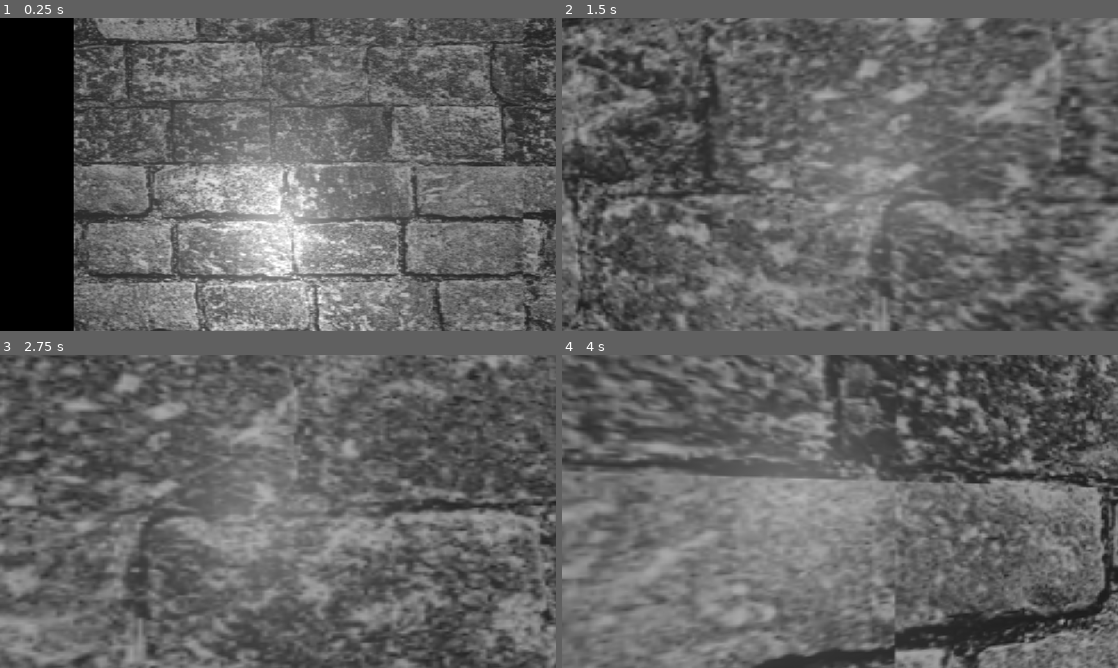
Above: before the commit, frames 1-4 (two rows, left to right).
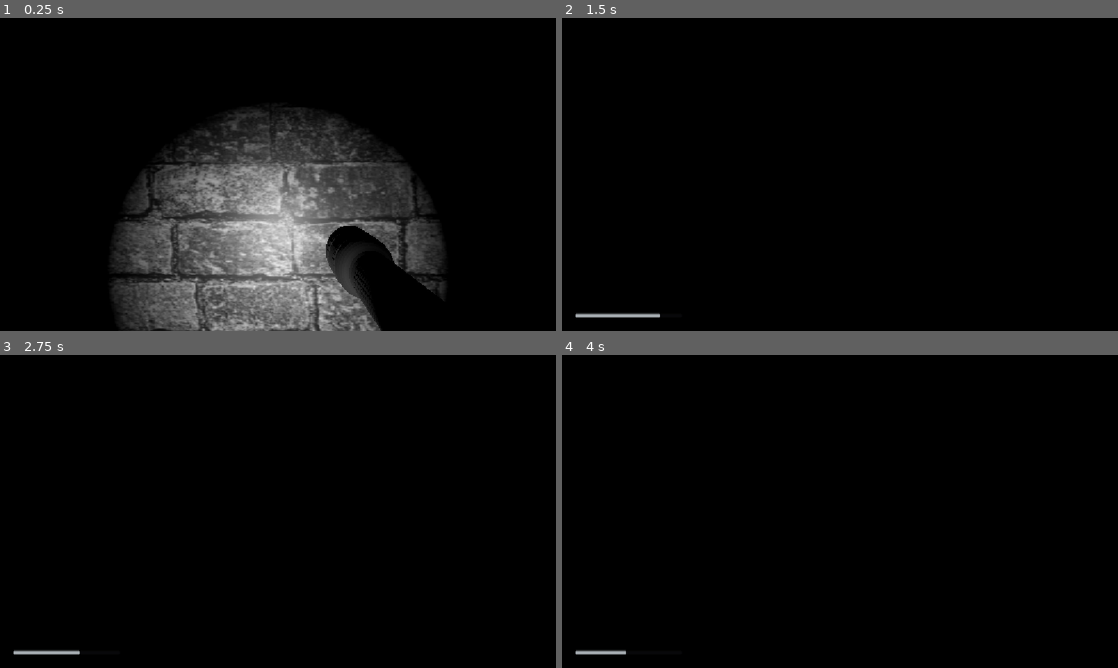
Above: after the commit, the same moments.

Repository: jishnukarri/StareDown
Game: Godot game, scene res://everything.tscn
Same seed, same stepped clock (60 frames per second), same inputs: the game is played once before the commit and once after it. The project has no main scene, so this scene is started directly.
Inputs (mouse positions are in pixels of both pictures, inside the frame that each line leads up to):
- Up to frame 1 (0.25 s): no input
- Up to frame 2 (1.5 s): tap Enter at 0.5 s; move the mouse to (867, 174) at 0.52 s; hold Shift 0.53-1.28 s; hold W from 0.53 s (still down); tap F at 0.6 s; tap Space at 0.77 s; move the mouse to (812, 174) at 1.27 s; tap Shift at 1.35 s
- Up to frame 3 (2.75 s): keep holding W; tap Space at 1.52, 2 s; tap F at 1.55, 2.1 s; move the mouse to (289, 505) at 2.02 s; hold Shift from 2.03 s (still down)
- Up to frame 4 (4 s): keep holding W; move the mouse to (834, 517) at 2.77 s; release Shift at 2.78 s; tap Shift at 2.85 s; tap Space at 3.02, 3.77 s; tap F at 3.05, 3.6 s; move the mouse to (878, 514) at 3.52 s; hold Shift from 3.53 s (still down)

The runs differ from the first frame. In frame 1, 86% of the frame differs, in the area x 13-100%, y 0-100%; in frame 2, 100%; in frame 3, 100%, in the area x 0-100%, y 0-100%; in frame 4, 100%.

Commit message:
Added flashlight + stamina system: both will need reworking imo as i think they could be done better.

Diff:
--- a/everything.tscn
+++ b/everything.tscn
@@ -3,6 +3,7 @@
 [ext_resource type="MeshLibrary" uid="uid://c8hwca42htdxy" path="res://Maze_Library.tres" id="1_hxm7w"]
 [ext_resource type="Script" uid="uid://cc1maibnu0xv" path="res://grid_map.gd" id="2_hxm7w"]
 [ext_resource type="Script" uid="uid://b2v1v21i7qov5" path="res://player.gd" id="3_0wv30"]
+[ext_resource type="PackedScene" uid="uid://53oaf0rt0whu" path="res://flashlight.glb" id="4_k2k7c"]
 
 [sub_resource type="CapsuleShape3D" id="CapsuleShape3D_u0ya7"]
 radius = 0.35
@@ -20,6 +21,7 @@
 script = ExtResource("2_hxm7w")
 
 [node name="DirectionalLight3D" type="DirectionalLight3D" parent="." unique_id=1537629569]
+visible = false
 
 [node name="Player" type="CharacterBody3D" parent="." unique_id=1105568330]
 transform = Transform3D(1, 0, 0, 0, 1, 0, 0, 0, 1, 6, 2, 6)
@@ -32,6 +34,9 @@
 transform = Transform3D(1, 0, 0, 0, 1, 0, 0, 0, 1, 0, 0.6, 0)
 current = true
 
+[node name="flashlight" parent="Player/Camera3D" unique_id=1070865497 instance=ExtResource("4_k2k7c")]
+transform = Transform3D(-1, 0, -8.742278e-08, 0, 1, 0, 8.742278e-08, 0, -1, 0.28, -0.3, -0.45)
+
 [node name="SpotLight3D" type="SpotLight3D" parent="Player" unique_id=1495108244]
 light_energy = 3.0
 spot_range = 18.0
--- a/player.gd
+++ b/player.gd
@@ -5,16 +5,137 @@
 @export var jump_velocity: float = 4.8
 @export var mouse_sensitivity: float = 0.0025
 
+@export var max_stamina: float = 100.0
+@export var stamina_drain_rate: float = 25.0
+@export var stamina_regen_rate: float = 16.0
+@export var regen_delay: float = 1.0
+@export var exhausted_fov_drop: float = 16.0
+
 @onready var camera: Camera3D = $Camera3D
+@onready var flashlight_mesh: Node3D = find_child("flashlight", true, false)
+@onready var spotlight: SpotLight3D = find_child("SpotLight3D", true, false)
+
+var base_fov: float = 75.0
+var base_flashlight_pos: Vector3 = Vector3.ZERO
+var base_flashlight_rot: Vector3 = Vector3.ZERO
+var base_spotlight_rot: Vector3 = Vector3.ZERO
+var bob_timer: float = 0.0
+var mouse_sway: Vector2 = Vector2.ZERO
+var flashlight_on: bool = true
+
+var stamina: float = 100.0
+var regen_timer: float = 0.0
+var is_exhausted: bool = false
+var pulse_timer: float = 0.0
+var stamina_bar: ProgressBar
+var vignette_rect: TextureRect
 
 func _ready() -> void:
 	Input.mouse_mode = Input.MOUSE_MODE_CAPTURED
+	stamina = max_stamina
+	if camera:
+		base_fov = camera.fov
+	_build_hud()
+	if flashlight_mesh:
+		base_flashlight_pos = flashlight_mesh.position
+		base_flashlight_rot = flashlight_mesh.rotation
+	if spotlight:
+		if spotlight.get_parent() != camera:
+			var saved_pos := spotlight.position
+			spotlight.get_parent().remove_child(spotlight)
+			camera.add_child(spotlight)
+			spotlight.position = Vector3(saved_pos.x, saved_pos.y - camera.position.y, saved_pos.z)
+		base_spotlight_rot = spotlight.rotation
+
+func _build_hud() -> void:
+	var canvas := CanvasLayer.new()
+	add_child(canvas)
+
+	# Radial dark vignette around screen edges
+	vignette_rect = TextureRect.new()
+	vignette_rect.set_anchors_preset(Control.PRESET_FULL_RECT)
+	vignette_rect.mouse_filter = Control.MOUSE_FILTER_IGNORE
+	vignette_rect.expand_mode = TextureRect.EXPAND_IGNORE_SIZE
+
+	var grad := Gradient.new()
+	grad.offsets = PackedFloat32Array([0.35, 0.72, 1.0])
+	grad.colors = PackedColorArray([
+		Color(0.0, 0.0, 0.0, 0.0),
+		Color(0.0, 0.0, 0.0, 0.45),
+		Color(0.0, 0.0, 0.0, 0.92)
+	])
+
+	var radial_tex := GradientTexture2D.new()
+	radial_tex.gradient = grad
+	radial_tex.fill = GradientTexture2D.FILL_RADIAL
+	radial_tex.fill_from = Vector2(0.5, 0.5)
+	radial_tex.fill_to = Vector2(0.5, 0.0)
+	radial_tex.width = 512
+	radial_tex.height = 512
+
+	vignette_rect.texture = radial_tex
+	vignette_rect.modulate.a = 0.0
+	canvas.add_child(vignette_rect)
+
+	# Minimalist stamina bar in bottom-left
+	stamina_bar = ProgressBar.new()
+	stamina_bar.min_value = 0.0
+	stamina_bar.max_value = max_stamina
+	stamina_bar.value = stamina
+	stamina_bar.show_percentage = false
+	stamina_bar.custom_minimum_size = Vector2(220, 8)
+
+	stamina_bar.set_anchors_preset(Control.PRESET_BOTTOM_LEFT)
+	stamina_bar.offset_left = 28
+	stamina_bar.offset_bottom = -28
+	stamina_bar.offset_right = 248
+	stamina_bar.offset_top = -36
+
+	var bg_style := StyleBoxFlat.new()
+	bg_style.bg_color = Color(0.05, 0.05, 0.06, 0.65)
+	bg_style.corner_radius_top_left = 2
+	bg_style.corner_radius_top_right = 2
+	bg_style.corner_radius_bottom_left = 2
+	bg_style.corner_radius_bottom_right = 2
+
+	var fill_style := StyleBoxFlat.new()
+	fill_style.bg_color = Color(0.75, 0.78, 0.80, 0.85)
+	fill_style.corner_radius_top_left = 2
+	fill_style.corner_radius_top_right = 2
+	fill_style.corner_radius_bottom_left = 2
+	fill_style.corner_radius_bottom_right = 2
+
+	stamina_bar.add_theme_stylebox_override("background", bg_style)
+	stamina_bar.add_theme_stylebox_override("fill", fill_style)
+	stamina_bar.modulate.a = 0.0
+	canvas.add_child(stamina_bar)
 
 func _unhandled_input(event: InputEvent) -> void:
-	if event is InputEventMouseMotion:
+	if event is InputEventMouseMotion and Input.mouse_mode == Input.MOUSE_MODE_CAPTURED:
 		rotate_y(-event.relative.x * mouse_sensitivity)
 		camera.rotate_x(-event.relative.y * mouse_sensitivity)
 		camera.rotation.x = clamp(camera.rotation.x, deg_to_rad(-85.0), deg_to_rad(85.0))
+		mouse_sway += event.relative * 0.0012
+	elif event.is_action_pressed("ui_cancel"):
+		if Input.mouse_mode == Input.MOUSE_MODE_CAPTURED:
+			Input.mouse_mode = Input.MOUSE_MODE_VISIBLE
+		else:
+			Input.mouse_mode = Input.MOUSE_MODE_CAPTURED
+	elif event is InputEventKey and event.pressed and not event.echo and event.physical_keycode == KEY_F:
+		_toggle_flashlight()
+
+func _toggle_flashlight() -> void:
+	flashlight_on = not flashlight_on
+	if spotlight:
+		spotlight.visible = flashlight_on
+	if flashlight_mesh:
+		for child in flashlight_mesh.find_children("*", "MeshInstance3D", true, false):
+			var mesh_inst := child as MeshInstance3D
+			if mesh_inst and mesh_inst.mesh:
+				for i in range(mesh_inst.mesh.get_surface_count()):
+					var mat := mesh_inst.get_active_material(i)
+					if mat is StandardMaterial3D and mat.emission_enabled:
+						mat.emission_energy_multiplier = 1.0 if flashlight_on else 0.0
 
 func _physics_process(delta: float) -> void:
 	if not is_on_floor():
@@ -22,13 +143,21 @@
 	elif Input.is_physical_key_pressed(KEY_SPACE):
 		velocity.y = jump_velocity
 
-	var current_speed := sprint_speed if Input.is_physical_key_pressed(KEY_SHIFT) else walk_speed
 	var wasd := Vector2(
 		float(Input.is_physical_key_pressed(KEY_D)) - float(Input.is_physical_key_pressed(KEY_A)),
 		float(Input.is_physical_key_pressed(KEY_S)) - float(Input.is_physical_key_pressed(KEY_W))
-	).normalized()
-
-	var direction := (transform.basis * Vector3(wasd.x, 0.0, wasd.y))
+	)
+	var input_dir := wasd.normalized() if wasd.length() > 0.0 else Vector2.ZERO
+	var is_moving := input_dir.length() > 0.0
+
+	var wants_sprint := Input.is_physical_key_pressed(KEY_SHIFT) and is_moving
+	var is_sprinting := wants_sprint and stamina > 0.0 and not is_exhausted
+
+	_update_stamina(delta, is_sprinting)
+	_update_exhaustion_visuals(delta)
+
+	var current_speed := sprint_speed if is_sprinting else walk_speed
+	var direction := (transform.basis * Vector3(input_dir.x, 0.0, input_dir.y)).normalized()
 	if direction:
 		velocity.x = direction.x * current_speed
 		velocity.z = direction.z * current_speed
@@ -37,3 +166,67 @@
 		velocity.z = move_toward(velocity.z, 0.0, current_speed)
 
 	move_and_slide()
+	_update_flashlight_motion(delta, is_moving, is_sprinting)
+
+func _update_stamina(delta: float, is_sprinting: bool) -> void:
+	if is_sprinting:
+		stamina = maxf(0.0, stamina - stamina_drain_rate * delta)
+		regen_timer = regen_delay
+		if stamina <= 0.0:
+			is_exhausted = true
+	else:
+		if regen_timer > 0.0:
+			regen_timer -= delta
+		else:
+			stamina = minf(max_stamina, stamina + stamina_regen_rate * delta)
+			if is_exhausted and stamina >= max_stamina * 0.25:
+				is_exhausted = false
+
+	if stamina_bar:
+		stamina_bar.value = stamina
+		var target_alpha := 1.0 if stamina < max_stamina else 0.0
+		stamina_bar.modulate.a = lerpf(stamina_bar.modulate.a, target_alpha, delta * 8.0)
+		var fill := stamina_bar.get_theme_stylebox("fill") as StyleBoxFlat
+		if fill:
+			fill.bg_color = Color(0.65, 0.22, 0.22, 0.85) if is_exhausted else Color(0.75, 0.78, 0.80, 0.85)
+
+func _update_exhaustion_visuals(delta: float) -> void:
+	# Starts narrowing FOV and darkening edges below 60% stamina, peaking at 0%
+	var fatigue := clampf(1.0 - (stamina / (max_stamina * 0.6)), 0.0, 1.0)
+
+	if is_exhausted:
+		pulse_timer += delta * 5.0
+		fatigue = clampf(fatigue + sin(pulse_timer) * 0.08, 0.0, 1.0)
+	else:
+		pulse_timer = 0.0
+
+	if camera:
+		var target_fov := base_fov - (exhausted_fov_drop * fatigue)
+		camera.fov = lerpf(camera.fov, target_fov, delta * 5.0)
+
+	if vignette_rect:
+		vignette_rect.modulate.a = lerpf(vignette_rect.modulate.a, fatigue * 0.95, delta * 5.0)
+
+func _update_flashlight_motion(delta: float, is_moving: bool, is_sprinting: bool) -> void:
+	mouse_sway = mouse_sway.lerp(Vector2.ZERO, delta * 9.0)
+	var clamped_sway := mouse_sway.clamp(Vector2(-0.08, -0.08), Vector2(0.08, 0.08))
+
+	var bob_offset := Vector3.ZERO
+	if is_moving and is_on_floor():
+		var freq := 13.0 if is_sprinting else 8.5
+		var amp := 0.016 if is_sprinting else 0.009
+		bob_timer += delta * freq
+		bob_offset.x = cos(bob_timer * 0.5) * amp
+		bob_offset.y = abs(sin(bob_timer)) * amp
+	else:
+		bob_timer = 0.0
+
+	var sway_rot := Vector3(clamped_sway.y * 1.4, clamped_sway.x * 1.4, 0.0)
+
+	if flashlight_mesh:
+		var target_pos := base_flashlight_pos + bob_offset + Vector3(-clamped_sway.x * 0.4, clamped_sway.y * 0.4, 0.0)
+		flashlight_mesh.position = flashlight_mesh.position.lerp(target_pos, delta * 12.0)
+		flashlight_mesh.rotation = flashlight_mesh.rotation.lerp(base_flashlight_rot + sway_rot, delta * 12.0)
+
+	if spotlight:
+		spotlight.rotation = spotlight.rotation.lerp(base_spotlight_rot + sway_rot, delta * 12.0)
Binary file added: flashlight.glb
Not shown, added: flashlight.glb.import
